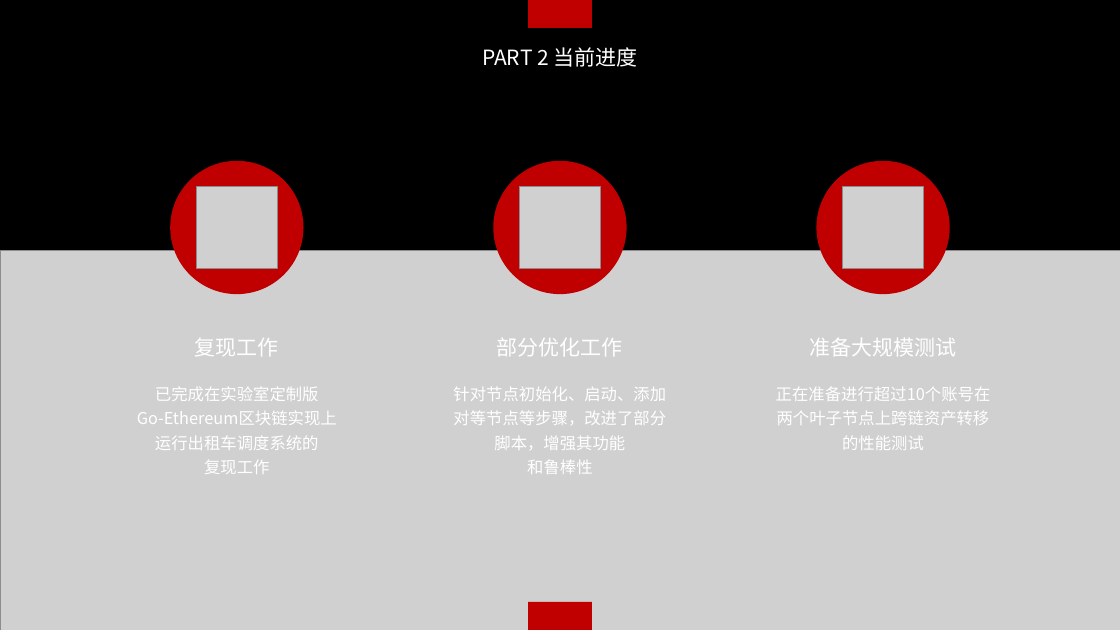
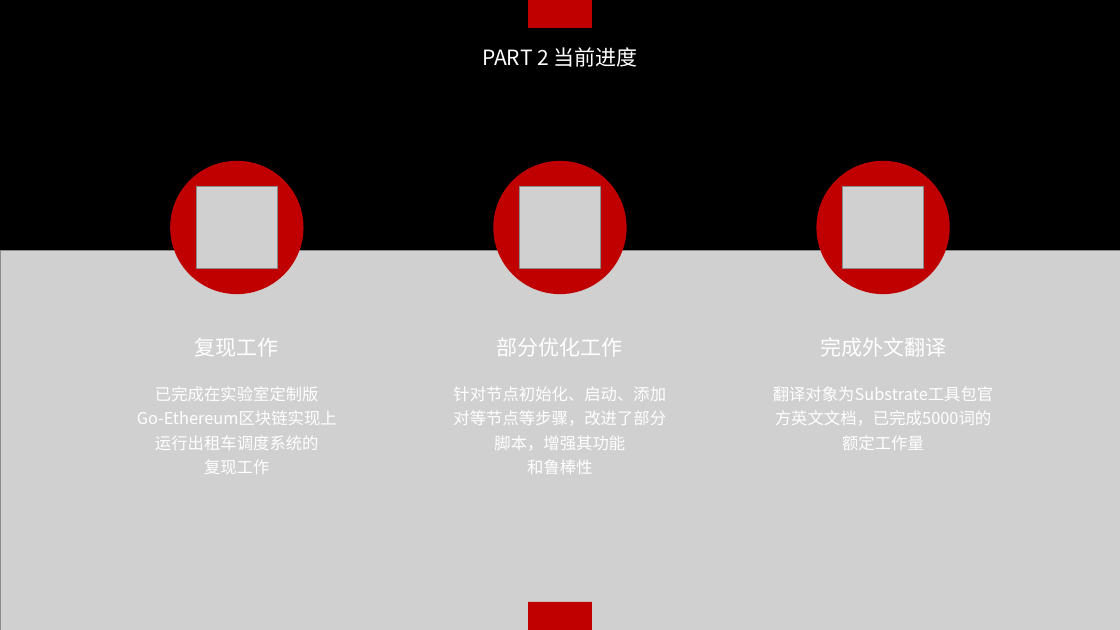
Before and after one commit to Endericedragon/MyGraduationDesign, a slide deck: slide 6 of MidReport/中期汇报.pptx. Drawn at 1120x630 pixels with LibreOffice and Linux fonts; fonts in the diff are those of the drawing; grey boxes stand for pictures. Boxes give left, top, right and bottom in pixels: in the first picture for what was removed or moved away, otherwise in the second. Text is boxed around its words. In the diff, an @@ line names an element or a change of style, - is before the commit and + after.

Commit message:
完成了中期汇报的初稿，但PPT尚未改动 计划等待老师的评审意见，写出中期汇报最终版之后再相应修改PPT

```diff
--- a/MidReport/中期汇报.pptx
+++ b/MidReport/中期汇报.pptx
@@ text at [820, 338, 946, 356]: text changed @@
-准备大规模测试
+完成外文翻译
@@ text at [773, 387, 993, 425]: text changed @@
-正在准备进行超过10个账号在两个叶子节点上跨链资产转移的性能测试
+翻译对象为Substrate工具包官方英文文档，已完成5000词的额定工作量
```
Also in this commit, not shown: 2 other slides changed, 1 slide added, 1 slide removed, 3 other files.
